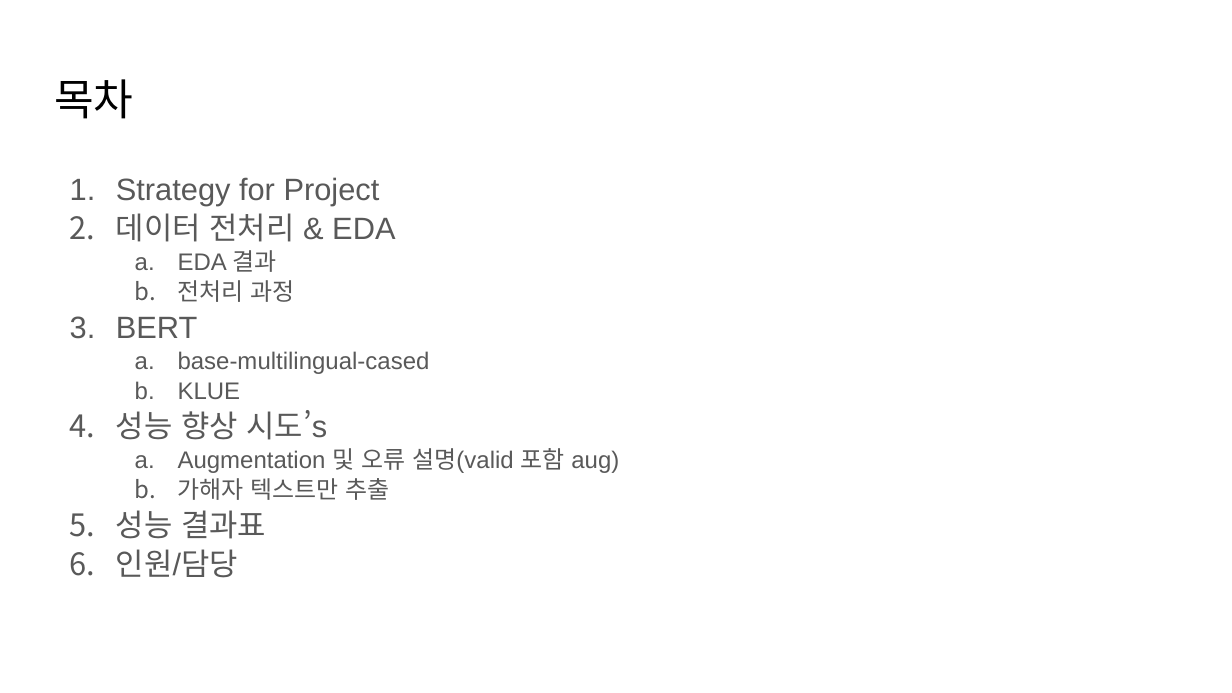
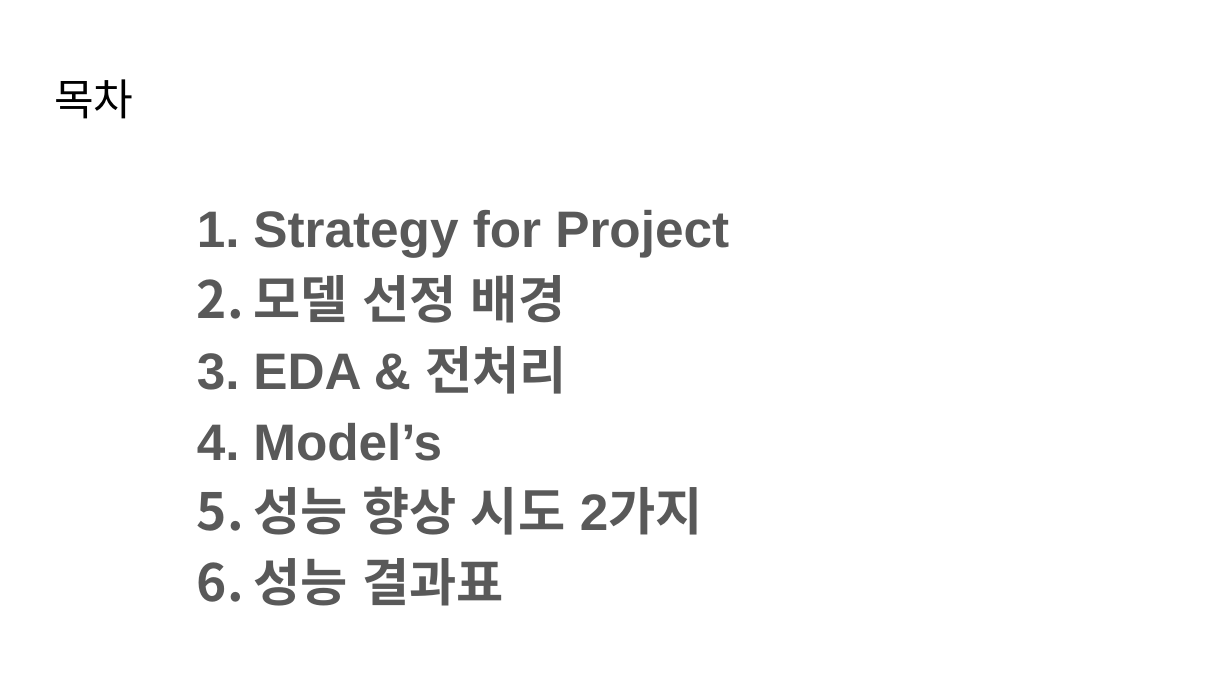
Before and after one commit to git-ThLee/AIFFEL_DLthon_NLP, a slide deck: slide 2 of presentation.pptx. Drawn at 1232x693 pixels with LibreOffice and Linux fonts; fonts in the diff are those of the drawing. Boxes give left, top, right and bottom in pixels: in the first picture for what was removed or moved away, otherwise in the second. Text is boxed around its words. In the diff, an @@ line names an element or a change of style, - is before the commit and + after.

```diff
--- a/presentation.pptx
+++ b/presentation.pptx
@@ text "Strategy for Project": place and size @@
-text "Strategy for Project" at <box>116,177,619,578</box>
+text "Strategy for Project" at <box>253,210,729,606</box>
@@ text at <box>253,210,729,606</box>: size 18 to 30 pt, bold on in "Strategy for Project", "성능 결과표"; indent changed; line spacing 1.05 to 1.15 @@
@@ text at <box>253,275,703,535</box>: text changed; size 14 to 30 pt; bold on @@
-2. 데이터 전처리 & EDA
-  a. EDA 결과
-  b. 전처리 과정
-3. BERT
-  a. base-multilingual-cased
-  b. KLUE
-4. 성능 향상 시도’s
-  a. Augmentation 및 오류 설명(valid 포함 aug)
-  b. 가해자 텍스트만 추출
+2. 모델 선정 배경
+3. EDA & 전처리
+4. Model’s
+5. 성능 향상 시도 2가지
@@ text at <box>116,549,238,578</box>: paragraph removed @@
-6. 인원/담당
```
Also in this commit, not shown: 10 other slides changed, 32 slides added, 22 slides removed.
